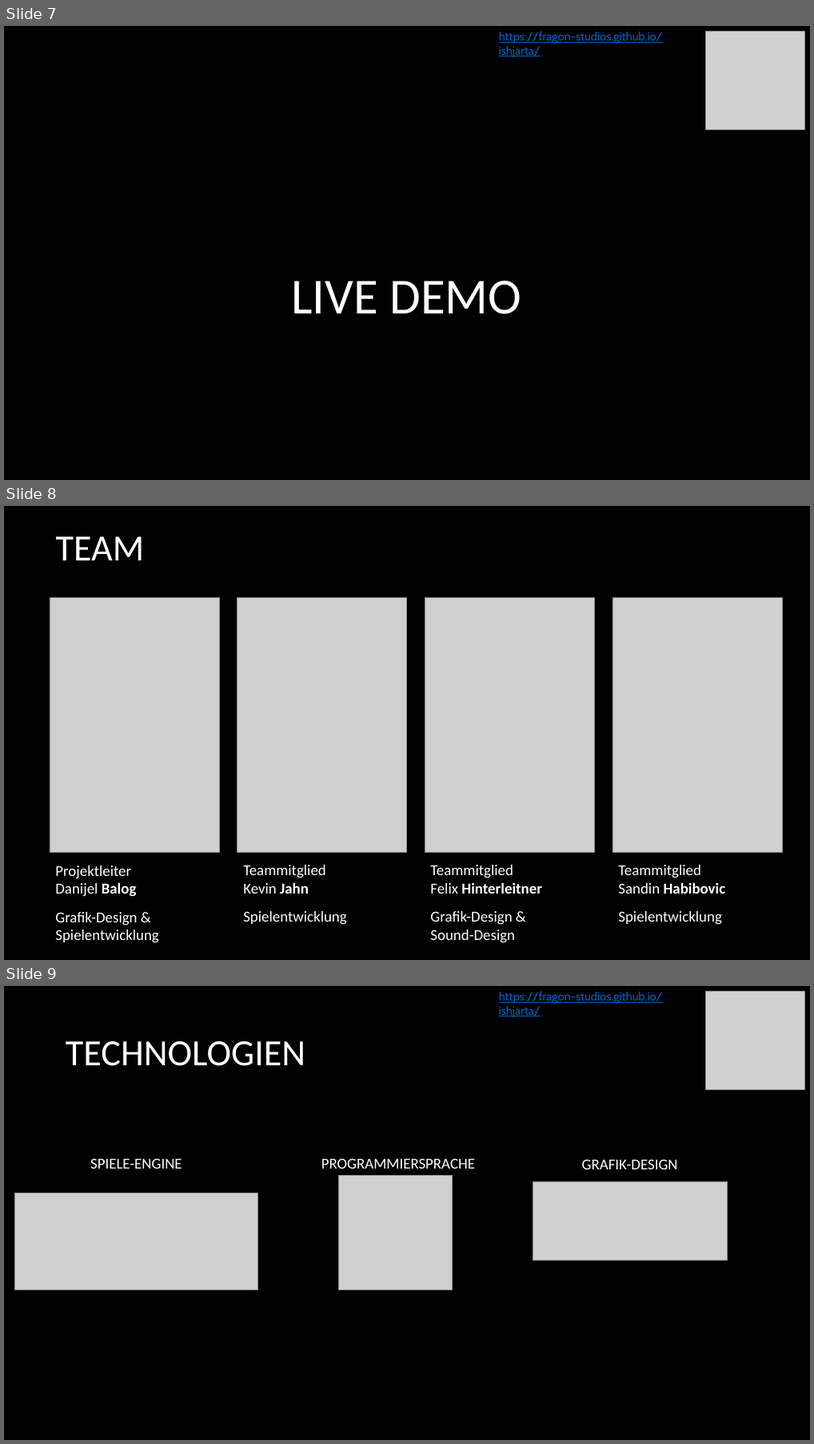
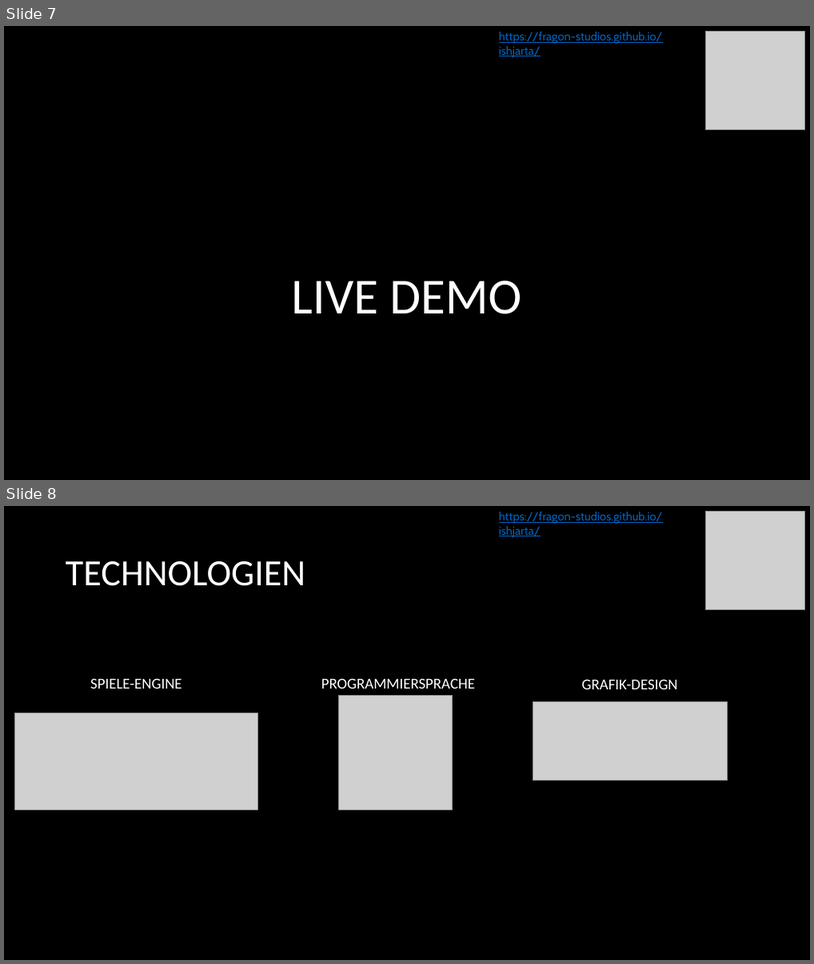
Before and after one commit to FragonGamer/ishjarta, a slide deck: Ishjarta_ProjectAwards.pptx. Shown one above the other, each under a label of ours: slides 7, 8 and 9 before the commit, slides 7 and 8 after it. The pictures are 814x1444 and 814x964 pixels, drawn with LibreOffice and Linux fonts; fonts in the diff are those of the drawing; grey boxes stand for pictures. Boxes give left, top, right and bottom in pixels: in the first picture for what was removed or moved away, otherwise in the second. Text is boxed around its words. In the diff, an @@ line names an element or a change of style, - is before the commit and + after.

```diff
--- a/Ishjarta_ProjectAwards.pptx
+++ b/Ishjarta_ProjectAwards.pptx
@@ slide 8 removed at (4,506,810,960), background #000000 @@
@@ title removed at (56,536,145,560) @@
-TEAM
@@ picture removed at (50,598,219,852) @@
@@ picture removed at (237,598,407,852) @@
@@ picture removed at (425,598,595,852) @@
@@ picture removed at (613,598,783,852) @@
@@ text removed at (55,865,158,943) @@
-Projektleiter
-Danijel Balog
-Grafik-Design & Spielentwicklung
@@ text removed at (243,864,346,924) @@
-Teammitglied
-Kevin Jahn
-Spielentwicklung
@@ text removed at (430,864,542,943) @@
-Teammitglied
-Felix Hinterleitner
-Grafik-Design &
-Sound-Design
@@ text removed at (618,864,726,924) @@
-Teammitglied
-Sandin Habibovic
-Spielentwicklung
@@ what was slide 9 is now slide 8 @@
```
Also in this commit, not shown: 1 slide changed, 1 other file.
